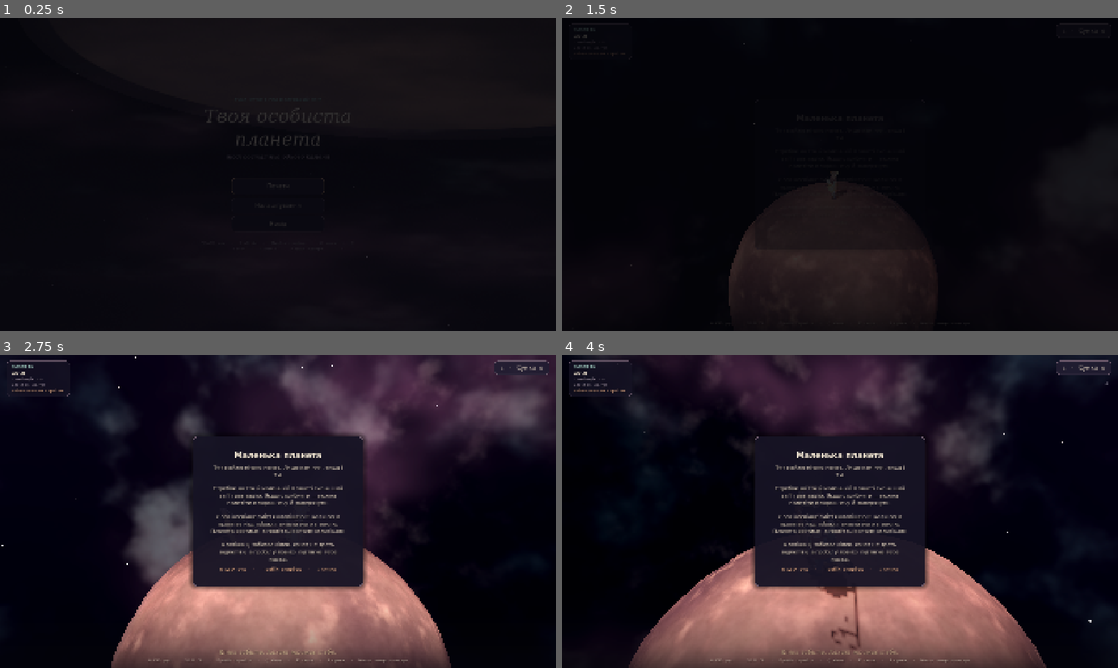
Above: before the commit, frames 1-4 (two rows, left to right).
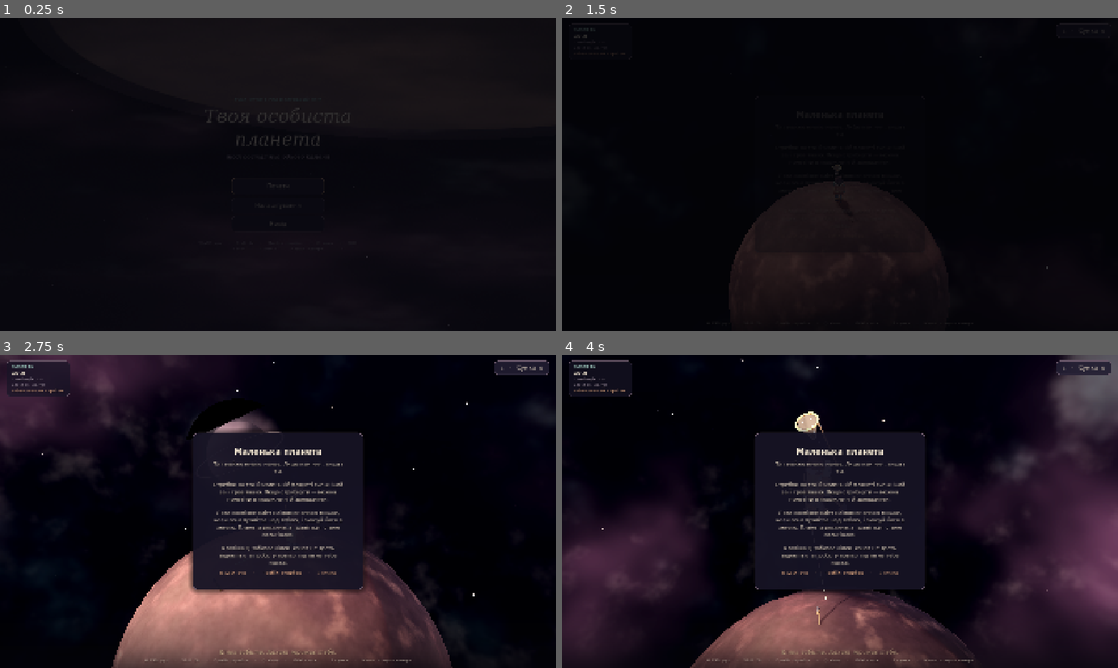
Above: after the commit, the same moments.

Repository: krabikdev/your-personal-planet
Game: Godot game, scene res://ui/main_menu.tscn
Same seed, same stepped clock (60 frames per second), same inputs: the game is played once before the commit and once after it.
Inputs (mouse positions are in pixels of both pictures, inside the frame that each line leads up to):
- Up to frame 1 (0.25 s): no input
- Up to frame 2 (1.5 s): tap Enter at 0.5 s; move the mouse to (962, 158) at 0.52 s; press the mouse at (962, 158) at 0.53 s; hold D (move_right) 0.53-1.25 s; tap Space (jump) at 0.77, 1.07 s; tap E (interact, bound only before the commit) at 0.8 s; release the mouse at (962, 158) at 1.25 s; drag from (728, 190) to (812, 237) at 1.27 s
- Up to frame 3 (2.75 s): move the mouse to (333, 442) at 2.02 s; hold D (move_right) from 2.03 s (still down); hold Q (plant) from 2.03 s (still down); click (333, 442) at 2.3 s
- Up to frame 4 (4 s): release D (move_right) at 2.75 s; release Q (plant) at 2.75 s; drag from (812, 574) to (673, 464) at 2.77 s; move the mouse to (1006, 558) at 3.52 s; hold A (move_left) from 3.53 s (still down); hold E (interact, bound only before the commit) from 3.53 s (still down); click (1006, 558) at 3.67 s; tap Space (jump) at 3.77 s; tap Q (plant) at 3.8 s

The runs differ from the first frame. In frame 2, 0.2% of the frame differs, in the area x 12-88%, y 8-87%; in frame 3, 38%; in frame 4, 57%, in the area x 0-100%, y 0-100%.

Commit message:
feat: free mouse look, LMB net swing and a taut small stake

Diff:
--- a/project.godot
+++ b/project.godot
@@ -69,7 +69,7 @@
 }
 interact={
 "deadzone": 0.2,
-"events": Array[InputEventKey]([Object(InputEventKey,"resource_local_to_scene":false,"resource_name":"","device":-1,"window_id":0,"alt_pressed":false,"shift_pressed":false,"ctrl_pressed":false,"meta_pressed":false,"pressed":false,"keycode":0,"physical_keycode":69,"key_label":0,"unicode":0,"location":0,"echo":false,"script":null)
+"events": Array[InputEventMouseButton]([Object(InputEventMouseButton,"resource_local_to_scene":false,"resource_name":"","device":-1,"window_id":0,"alt_pressed":false,"shift_pressed":false,"ctrl_pressed":false,"meta_pressed":false,"button_mask":0,"position":Vector2(0, 0),"global_position":Vector2(0, 0),"factor":1.0,"button_index":1,"canceled":false,"pressed":false,"double_click":false,"script":null)
 ])
 }
 inventory={
--- a/scenes/player.tscn
+++ b/scenes/player.tscn
@@ -31,11 +31,11 @@
 
 [node name="Key" type="Label3D" parent="CatchHint"]
 font = SubResource("SystemFont_hint")
-font_size = 160
+font_size = 110
 outline_size = 30
 modulate = Color(1, 0.88, 0.68, 1)
 outline_modulate = Color(0.13, 0.09, 0.11, 0.92)
-text = "E"
+text = "ЛКМ"
 pixel_size = 0.004
 billboard = 1
 no_depth_test = true
--- a/scripts/game/camera_rig.gd
+++ b/scripts/game/camera_rig.gd
@@ -7,14 +7,13 @@
 
 @export var base_lift: float = 3.0
 @export var base_distance: float = 3.4
-@export var drag_sensitivity: float = 0.005
+@export var mouse_sensitivity: float = 0.0025
 
 var _target: Node3D
 var _planet: Planet
 var _orbit: Vector3 = Vector3.ZERO
 var _heading: Vector3 = Vector3.FORWARD
 var _view_yaw: float = 0.0
-var _dragging: bool = false
 var _shake: float = 0.0
 var _intro: float = 1.0
 var _time: float = 0.0
@@ -49,7 +48,7 @@
 
 
 func orbit_by(pixels: float) -> void:
-	_view_yaw = wrapf(_view_yaw - pixels * drag_sensitivity, -PI, PI)
+	_view_yaw = wrapf(_view_yaw - pixels * mouse_sensitivity, -PI, PI)
 
 
 func get_view_yaw() -> float:
@@ -72,24 +71,13 @@
 
 
 func _unhandled_input(event: InputEvent) -> void:
-	if event is InputEventMouseButton:
-		var button := event as InputEventMouseButton
-		if button.button_index == MOUSE_BUTTON_LEFT:
-			_dragging = button.pressed
-			Input.mouse_mode = (
-				Input.MOUSE_MODE_CAPTURED if _dragging else Input.MOUSE_MODE_VISIBLE
-			)
-	elif event is InputEventMouseMotion and _dragging:
-		var motion := event as InputEventMouseMotion
-		orbit_by(motion.relative.x)
+	if event is InputEventMouseMotion:
+		orbit_by((event as InputEventMouseMotion).relative.x)
 
 
 func _process(delta: float) -> void:
 	if _target == null or _planet == null:
 		return
-	if _dragging and not Input.is_mouse_button_pressed(MOUSE_BUTTON_LEFT):
-		_dragging = false
-		Input.mouse_mode = Input.MOUSE_MODE_VISIBLE
 	_time += delta
 	_intro = move_toward(_intro, 0.0, delta * 0.55)
 	_shake = move_toward(_shake, 0.0, delta * 2.2)
--- a/scripts/game/debris_manager.gd
+++ b/scripts/game/debris_manager.gd
@@ -49,6 +49,7 @@
 var _glow_texture: GradientTexture2D
 var _flight_altitude: float = FLIGHT_ALTITUDE
 var _appear: float = 0.0
+var _forced_size: float = 0.0
 var _mesh_material: StandardMaterial3D
 var _base_alpha: float = 1.0
 var _glow: Sprite3D
@@ -85,8 +86,9 @@
 			pass
 
 
-func force_spawn() -> void:
+func force_spawn(size_override: float = 0.0) -> void:
 	if _phase == Phase.IDLE:
+		_forced_size = size_override
 		_begin_event()
 
 
@@ -123,7 +125,8 @@
 
 func _begin_event() -> void:
 	_kind = StoneItem.Kind.ICE if randf() < 0.2 else StoneItem.Kind.ROCK
-	_size = randf_range(0.5, 1.5)
+	_size = _forced_size if _forced_size > 0.0 else randf_range(0.5, 1.5)
+	_forced_size = 0.0
 	_shape_seed = randi()
 	_target_dir = _random_flyby_direction()
 	var random_tangent := Vector3(
--- a/scripts/game/game.gd
+++ b/scripts/game/game.gd
@@ -78,7 +78,7 @@
 	_hud.set_inventory_count(0)
 	_hud.show_intro()
 	_hud.fade_controls()
-	Input.mouse_mode = Input.MOUSE_MODE_VISIBLE
+	Input.mouse_mode = Input.MOUSE_MODE_CAPTURED
 
 	_fade_tween = create_tween()
 	_fade_tween.tween_property(_fade_rect, "color:a", 0.0, 1.3)
@@ -183,7 +183,7 @@
 	_state = State.PLAYING
 	_hud.visible = true
 	_player.set_catch_hint(_debris.get_catch_available())
-	Input.mouse_mode = Input.MOUSE_MODE_VISIBLE
+	Input.mouse_mode = Input.MOUSE_MODE_CAPTURED
 
 
 func _on_inventory_use(index: int) -> void:
@@ -335,7 +335,7 @@
 	get_tree().paused = false
 	_state = State.PLAYING
 	_player.set_catch_hint(_debris.get_catch_available())
-	Input.mouse_mode = Input.MOUSE_MODE_VISIBLE
+	Input.mouse_mode = Input.MOUSE_MODE_CAPTURED
 
 
 func _on_restart() -> void:
--- a/scripts/game/rope_anchor.gd
+++ b/scripts/game/rope_anchor.gd
@@ -1,18 +1,19 @@
 class_name RopeAnchor
 extends Node3D
 
-## The stake the boy hammers into the ground, plus the rope that ties him to it.
-## The rope is a plain distance limit: it does nothing while slack, and once it
-## is taut it stops the boy and throws him back instead of letting him drift off.
+## The small stake the boy hammers into the ground, plus the taut rope that ties
+## him to it. The rope is a plain distance limit: it never changes the boy's
+## physics until it is fully stretched, and then it stops him and throws him back
+## instead of letting him drift off.
 
 signal planted
 signal snapped(force: float)
 
 const ROPE_FRACTION: float = 0.95
-const STAKE_HEIGHT: float = 1.25
-const ROPE_RADIUS: float = 0.012
+const STAKE_HEIGHT: float = 0.5
+const STAKE_SINK: float = 0.06
+const ROPE_RADIUS: float = 0.01
 const HAND_HEIGHT: float = 0.55
-const ROPE_SAG: float = 0.22
 const WOOD := Color("7b5c45")
 const WOOD_DARK := Color("5c4433")
 const ROPE_COLOR := Color("cdb38d")
@@ -24,7 +25,7 @@
 var _planted: bool = false
 var _anchor: Vector3 = Vector3.ZERO
 var _stake: Node3D
-var _rope_segments: Array[MeshInstance3D] = []
+var _rope: MeshInstance3D
 
 
 func setup(p_planet: Planet, p_player: Boy) -> void:
@@ -76,7 +77,7 @@
 	_anchor = planet.get_center() + up * planet.radius
 	if _stake != null:
 		_stake.global_transform = Transform3D(
-			Basis(Quaternion(Vector3.UP, up)), _anchor - up * 0.18
+			Basis(Quaternion(Vector3.UP, up)), _anchor - up * STAKE_SINK
 		)
 
 
@@ -86,40 +87,42 @@
 	_stake = Node3D.new()
 	_stake.name = "Stake"
 	add_child(_stake)
-	_stake.global_transform = Transform3D(Basis(Quaternion(Vector3.UP, up)), _anchor - up * 0.18)
+	_stake.global_transform = Transform3D(
+		Basis(Quaternion(Vector3.UP, up)), _anchor - up * STAKE_SINK
+	)
 
 	var wood: StandardMaterial3D = _material(WOOD, 0.92)
 	var dark: StandardMaterial3D = _material(WOOD_DARK, 0.94)
 	var iron: StandardMaterial3D = _material(IRON, 0.55)
 
 	var post := CylinderMesh.new()
-	post.top_radius = 0.05
-	post.bottom_radius = 0.075
+	post.top_radius = 0.022
+	post.bottom_radius = 0.03
 	post.height = STAKE_HEIGHT
 	post.radial_segments = 10
 	post.rings = 3
 	_add_mesh(_stake, post, wood, Vector3(0.0, STAKE_HEIGHT * 0.5, 0.0))
 
 	var cap := CylinderMesh.new()
-	cap.top_radius = 0.085
-	cap.bottom_radius = 0.07
-	cap.height = 0.11
+	cap.top_radius = 0.035
+	cap.bottom_radius = 0.028
+	cap.height = 0.05
 	cap.radial_segments = 10
-	_add_mesh(_stake, cap, iron, Vector3(0.0, STAKE_HEIGHT - 0.03, 0.0))
+	_add_mesh(_stake, cap, iron, Vector3(0.0, STAKE_HEIGHT - 0.015, 0.0))
 
 	var band := CylinderMesh.new()
-	band.top_radius = 0.078
-	band.bottom_radius = 0.078
-	band.height = 0.035
+	band.top_radius = 0.032
+	band.bottom_radius = 0.032
+	band.height = 0.016
 	band.radial_segments = 10
-	_add_mesh(_stake, band, dark, Vector3(0.0, STAKE_HEIGHT - 0.16, 0.0))
+	_add_mesh(_stake, band, dark, Vector3(0.0, STAKE_HEIGHT - 0.07, 0.0))
 
 	var peg := CylinderMesh.new()
-	peg.top_radius = 0.035
-	peg.bottom_radius = 0.02
-	peg.height = 0.09
+	peg.top_radius = 0.014
+	peg.bottom_radius = 0.008
+	peg.height = 0.04
 	peg.radial_segments = 8
-	var peg_node := _add_mesh(_stake, peg, iron, Vector3(0.0, STAKE_HEIGHT - 0.24, 0.075))
+	var peg_node := _add_mesh(_stake, peg, iron, Vector3(0.0, STAKE_HEIGHT - 0.1, 0.03))
 	peg_node.rotation_degrees = Vector3(90.0, 0.0, 0.0)
 
 	_stake.scale = Vector3(1.0, 0.25, 1.0)
@@ -130,56 +133,39 @@
 
 
 func _build_rope() -> void:
-	for segment: MeshInstance3D in _rope_segments:
-		segment.queue_free()
-	_rope_segments.clear()
-	var rope_material: StandardMaterial3D = _material(ROPE_COLOR, 0.88)
-	for _i: int in 2:
-		var segment := MeshInstance3D.new()
-		segment.name = "Rope"
-		var rope_mesh := CylinderMesh.new()
-		rope_mesh.top_radius = ROPE_RADIUS
-		rope_mesh.bottom_radius = ROPE_RADIUS
-		rope_mesh.height = 1.0
-		rope_mesh.radial_segments = 6
-		rope_mesh.rings = 1
-		segment.mesh = rope_mesh
-		segment.material_override = rope_material
-		segment.cast_shadow = GeometryInstance3D.SHADOW_CASTING_SETTING_OFF
-		add_child(segment)
-		_rope_segments.append(segment)
+	if _rope != null:
+		_rope.queue_free()
+	_rope = MeshInstance3D.new()
+	_rope.name = "Rope"
+	var rope_mesh := CylinderMesh.new()
+	rope_mesh.top_radius = ROPE_RADIUS
+	rope_mesh.bottom_radius = ROPE_RADIUS
+	rope_mesh.height = 1.0
+	rope_mesh.radial_segments = 6
+	rope_mesh.rings = 1
+	_rope.mesh = rope_mesh
+	_rope.material_override = _material(ROPE_COLOR, 0.88)
+	_rope.cast_shadow = GeometryInstance3D.SHADOW_CASTING_SETTING_OFF
+	add_child(_rope)
 
 
 func _update_rope() -> void:
-	if not _planted or _rope_segments.is_empty() or player == null or planet == null:
+	if not _planted or _rope == null or player == null or planet == null:
 		return
 	var up: Vector3 = planet.get_center().direction_to(_anchor)
 	if up.length_squared() < 0.1:
 		up = Vector3.UP
-	var from: Vector3 = _anchor + up * (STAKE_HEIGHT - 0.16)
+	var from: Vector3 = _anchor + up * (STAKE_HEIGHT - STAKE_SINK - 0.04)
 	var to: Vector3 = player.global_position + player.get_up() * HAND_HEIGHT
 	var offset: Vector3 = to - from
 	var length: float = offset.length()
-	if length < 0.05:
-		for segment: MeshInstance3D in _rope_segments:
-			segment.visible = false
-		return
-	var slack: float = clampf(get_max_length() - length, 0.0, ROPE_SAG)
-	var middle: Vector3 = (from + to) * 0.5 - up * slack
-	_place_segment(_rope_segments[0], from, middle)
-	_place_segment(_rope_segments[1], middle, to)
-
-
-func _place_segment(segment: MeshInstance3D, from: Vector3, to: Vector3) -> void:
-	var offset: Vector3 = to - from
-	var length: float = offset.length()
-	segment.visible = length > 0.03
-	if not segment.visible:
+	_rope.visible = length > 0.03
+	if not _rope.visible:
 		return
 	var direction: Vector3 = offset / length
 	var basis := Basis(Quaternion(Vector3.UP, direction))
 	basis = basis.scaled(Vector3(1.0, length, 1.0))
-	segment.global_transform = Transform3D(basis, (from + to) * 0.5)
+	_rope.global_transform = Transform3D(basis, (from + to) * 0.5)
 
 
 func _material(color: Color, roughness: float) -> StandardMaterial3D:
--- a/scripts/ui/game_hud.gd
+++ b/scripts/ui/game_hud.gd
@@ -137,5 +137,5 @@
 func _populate_controls() -> void:
 	_controls_label.text = (
 		"WASD  рух     ·     Shift  біг     ·     Пробіл  стрибок     ·     "
-		+ "Q  кілок     ·     E  сачок     ·     I  сумка     ·     Миша  поворот камери"
+		+ "Q  кілок     ·     ЛКМ  сачок     ·     I  сумка     ·     Миша  поворот камери"
 	)
--- a/tests/test_game_scene.gd
+++ b/tests/test_game_scene.gd
@@ -197,7 +197,7 @@
 	assert_false(player.is_net_active(), "the swing should end")
 
 
-func test_mouse_drag_rotates_the_camera() -> void:
+func test_mouse_motion_rotates_the_camera_without_clicking() -> void:
 	var scene: PackedScene = load(GAME_PATH) as PackedScene
 	var game: Game = scene.instantiate() as Game
 	add_child_autofree(game)
@@ -205,6 +205,18 @@
 
 	var rig: CameraRig = game.get_node("CameraRig") as CameraRig
 	var before: Vector3 = rig.get_tangent_forward(Vector3.UP)
-	rig.orbit_by(140.0)
+	var motion := InputEventMouseMotion.new()
+	motion.relative = Vector2(160.0, 0.0)
+	rig._unhandled_input(motion)
 	var after: Vector3 = rig.get_tangent_forward(Vector3.UP)
-	assert_gt(before.angle_to(after), 0.1, "dragging should turn the view left or right")
+	assert_gt(before.angle_to(after), 0.1, "moving the mouse should turn the view left or right")
+
+
+func test_interact_is_mapped_to_the_left_mouse_button() -> void:
+	var found_click: bool = false
+	for event: InputEvent in InputMap.action_get_events("interact"):
+		if event is InputEventMouseButton:
+			var button := event as InputEventMouseButton
+			if button.button_index == MOUSE_BUTTON_LEFT:
+				found_click = true
+	assert_true(found_click, "the net swing should be on the left mouse button")
--- a/tools/configure_project.gd
+++ b/tools/configure_project.gd
@@ -10,7 +10,7 @@
 	"move_left": [KEY_A, KEY_LEFT],
 	"move_right": [KEY_D, KEY_RIGHT],
 	"jump": [KEY_SPACE],
-	"interact": [KEY_E],
+	"interact": [],
 	"inventory": [KEY_I],
 	"pause": [KEY_ESCAPE],
 }
@@ -18,15 +18,18 @@
 
 func _initialize() -> void:
 	for action: String in ACTIONS.keys():
-		var events: Array[InputEventKey] = []
+		var events: Array[InputEvent] = []
 		for key: Key in ACTIONS[action]:
 			var event := InputEventKey.new()
 			event.physical_keycode = key
 			event.device = -1
 			events.append(event)
-		ProjectSettings.set_setting(
-			"input/%s" % action, {"deadzone": 0.2, "events": events}
-		)
+		if action == "interact":
+			var click := InputEventMouseButton.new()
+			click.button_index = MOUSE_BUTTON_LEFT
+			click.device = -1
+			events.append(click)
+		ProjectSettings.set_setting("input/%s" % action, {"deadzone": 0.2, "events": events})
 	ProjectSettings.set_setting("gui/theme/custom", "res://ui/theme/app_theme.tres")
 	ProjectSettings.set_setting("rendering/anti_aliasing/quality/msaa_3d", 2)
 	ProjectSettings.set_setting("rendering/anti_aliasing/quality/screen_space_aa", 0)
--- a/tools/visual_stage.gd
+++ b/tools/visual_stage.gd
@@ -44,7 +44,7 @@
 			debris.force_spawn()
 		"catch":
 			var catcher: DebrisManager = game.get_node("DebrisManager") as DebrisManager
-			catcher.force_spawn()
+			catcher.force_spawn(0.5)
 			await get_tree().create_timer(7.6).timeout
 			var planet: Planet = game.get_node("Planet") as Planet
 			var player: Boy = game.get_node("Player") as Boy
@@ -58,15 +58,15 @@
 				await get_tree().create_timer(0.05).timeout
 			print("CATCH WINDOW: ", catcher.get_catch_available())
 			await get_tree().create_timer(0.05).timeout
-			var press_e := InputEventKey.new()
-			press_e.physical_keycode = KEY_E
-			press_e.pressed = true
-			Input.parse_input_event(press_e)
+			var press_click := InputEventMouseButton.new()
+			press_click.button_index = MOUSE_BUTTON_LEFT
+			press_click.pressed = true
+			Input.parse_input_event(press_click)
 			await get_tree().create_timer(0.12).timeout
-			var release_e := InputEventKey.new()
-			release_e.physical_keycode = KEY_E
-			release_e.pressed = false
-			Input.parse_input_event(release_e)
+			var release_click := InputEventMouseButton.new()
+			release_click.button_index = MOUSE_BUTTON_LEFT
+			release_click.pressed = false
+			Input.parse_input_event(release_click)
 			await get_tree().create_timer(0.4).timeout
 			print("CATCH RESULT (bag size): ", game.get_inventory_model().size())
 		"look":
@@ -75,7 +75,7 @@
 			await get_tree().create_timer(0.6).timeout
 		"hint":
 			var hint_catcher: DebrisManager = game.get_node("DebrisManager") as DebrisManager
-			hint_catcher.force_spawn()
+			hint_catcher.force_spawn(0.5)
 			await get_tree().create_timer(7.6).timeout
 			var hint_planet: Planet = game.get_node("Planet") as Planet
 			var hint_player: Boy = game.get_node("Player") as Boy
--- a/ui/game_hud.tscn
+++ b/ui/game_hud.tscn
@@ -121,6 +121,7 @@
 mouse_filter = 2
 
 [node name="InventoryButton" type="Button" parent="Root/Margin/VBox/TopBar"]
+mouse_filter = 2
 unique_name_in_owner = true
 custom_minimum_size = Vector2(190, 48)
 layout_mode = 2
@@ -230,7 +231,7 @@
 
 Стрибок на такій маленькій планеті сильніший за її гравітацію. Якщо стрибнути — можна полетіти в порожнечу й замерзнути.
 
-Лови космічне сміття клавішею E, коли воно пролітає над тобою, і вмазуй його в землю. Планета ростиме, а гравітація стане сильнішою.
+Лови космічне сміття лівою кнопкою мишки, коли воно пролітає над тобою, і вмазуй його в землю. Планета ростиме, а гравітація стане сильнішою.
 
 Клавіша Q забиває кілок: канат не дасть відлетіти, а пробіл у повітрі підтягне тебе назад."
 horizontal_alignment = 1
--- a/ui/inventory_panel.tscn
+++ b/ui/inventory_panel.tscn
@@ -117,7 +117,7 @@
 text = "Тут поки порожньо.
 
 Коли космічне сміття пролітатиме над тобою,
-натисни E — і воно опиниться в сумці."
+натисни ЛКМ — і воно опиниться в сумці."
 horizontal_alignment = 1
 vertical_alignment = 1
 autowrap_mode = 3
--- a/ui/main_menu.tscn
+++ b/ui/main_menu.tscn
@@ -105,7 +105,7 @@
 [node name="Footer" type="Label" parent="MarginContainer/VBoxContainer"]
 layout_mode = 2
 theme_type_variation = &"SmallLabel"
-text = "WASD  рух     ·     Shift  біг     ·     Пробіл  стрибок     ·     Q  кілок     ·     E  сачок     ·     I  сумка     ·     Мишка  камера"
+text = "WASD  рух     ·     Shift  біг     ·     Пробіл  стрибок     ·     Q  кілок     ·     ЛКМ  сачок     ·     I  сумка     ·     Мишка  камера"
 horizontal_alignment = 1
 autowrap_mode = 3
 
--- a/ui/settings_panel.tscn
+++ b/ui/settings_panel.tscn
@@ -131,8 +131,8 @@
 layout_mode = 2
 theme_type_variation = &"SmallLabel"
 text = "WASD — рух     ·     Shift — біг     ·     Пробіл — стрибок
-Q — забити кілок з канатом     ·     E — замахнутися сачком     ·     I — сумка
-Перетягни мишкою по світу — поворот камери"
+Q — забити кілок з канатом     ·     ЛКМ — замахнутися сачком     ·     I — сумка
+Рухай мишкою — поворот камери"
 autowrap_mode = 3
 
 [node name="BackButton" type="Button" parent="Overlay/Margin/Center/Panel/PanelMargin/VBox"]
